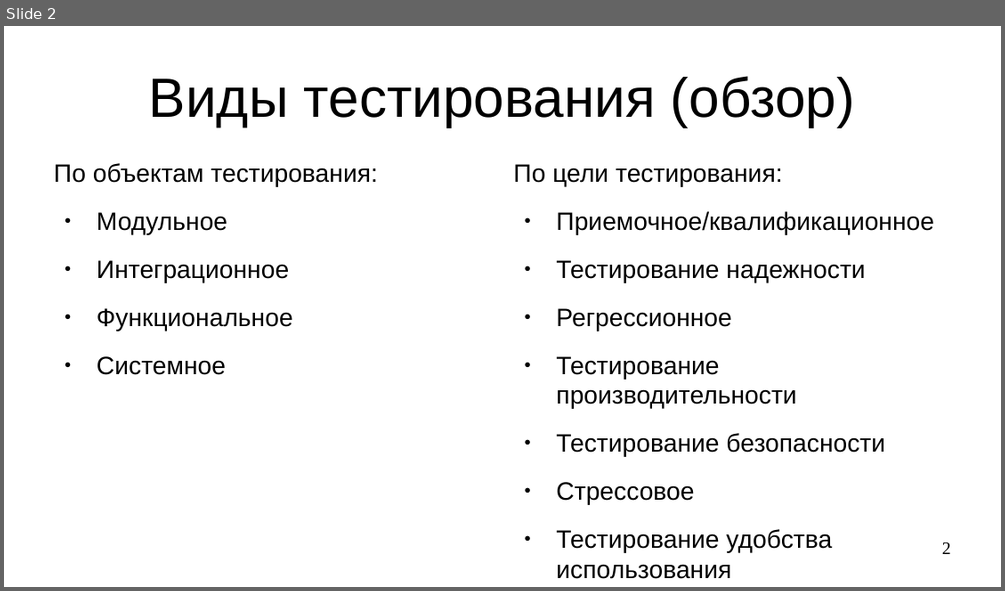
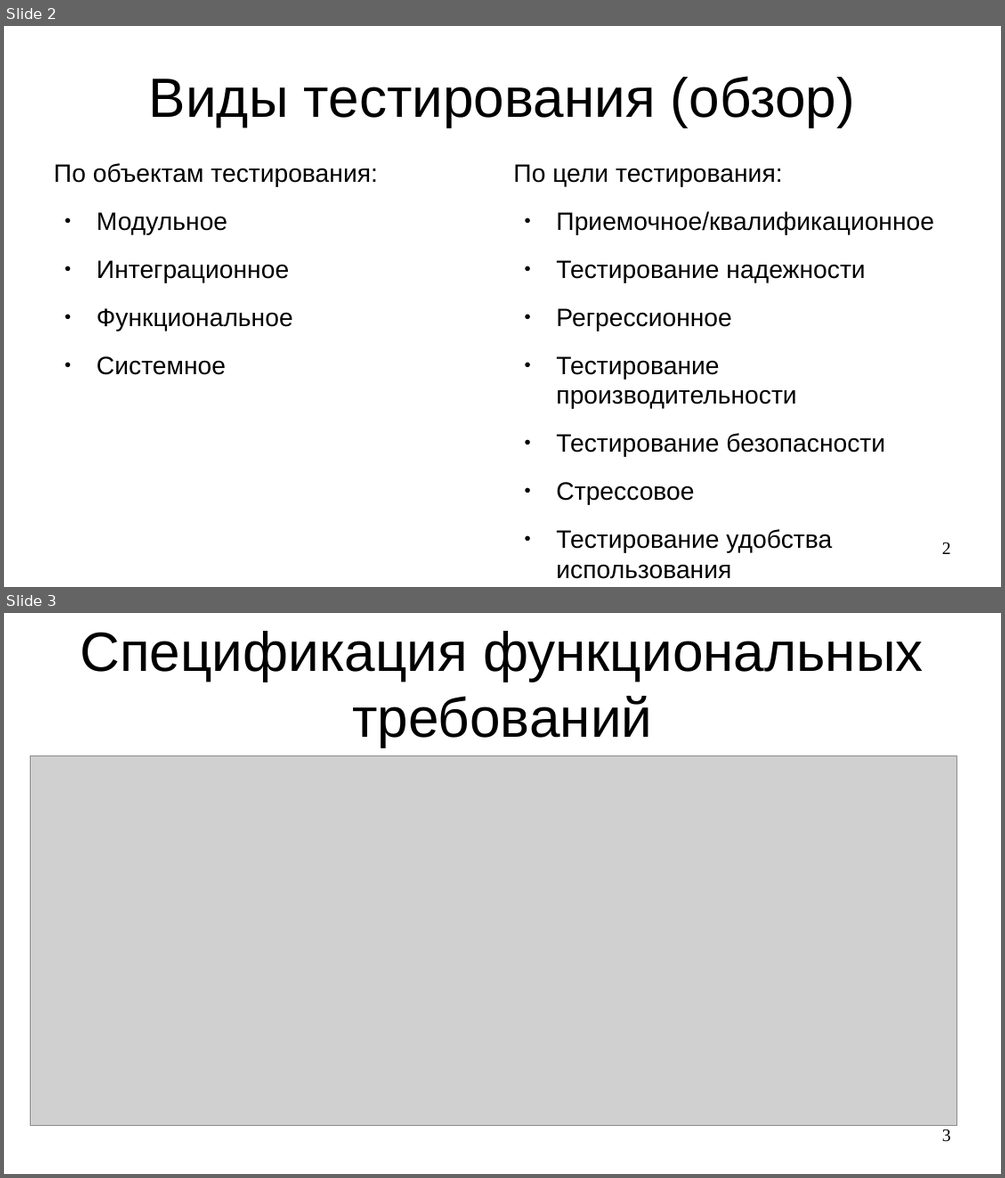
Before and after one commit to steelcraft/stud-lab, a slide deck: Лекции/CAUTTDD01#L2.odp. Shown one above the other, each under a label of ours: slide 2 before the commit, slides 2 and 3 after it. The pictures are 1005x591 and 1005x1178 pixels, drawn with LibreOffice and Linux fonts; fonts in the diff are those of the drawing; grey boxes stand for pictures. Boxes give left, top, right and bottom in pixels: in the first picture for what was removed or moved away, otherwise in the second. Text is boxed around its words. In the diff, an @@ line names an element or a change of style, - is before the commit and + after.

```diff
--- a/Лекции/CAUTTDD01#L2.odp
+++ b/Лекции/CAUTTDD01#L2.odp
@@ slide 3 added at (4,613,1001,1174), background #FFFFFF @@
@@ title added at (80,631,923,747), 44 pt, text #000000 @@
+Спецификация функциональных требований
@@ picture added at (30,756,956,1126) @@
@@ page number added at (942,1129,951,1142), 14 pt, text #000000 @@
+3
```
Also in this commit, not shown: 1 other slide added.
